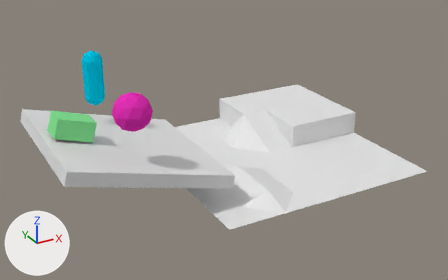
One commit to the Blender file testact/field.blend: the scene before it, then after it.
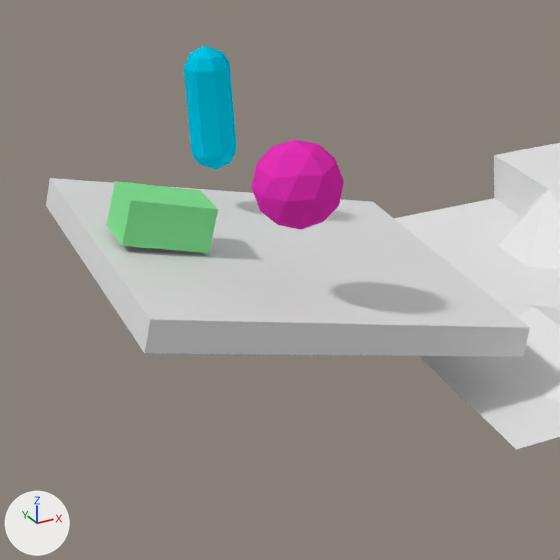
There are two pictures of each version: one whole from a 50 mm lens placed at (-5.98, -11.75, 6.3), pointed at (0.1, -0.71, 0.78), one close up on the part from 0% to 56% of the width and 11% to 100% of the height. The lights are fixed; the arrows at lower left show +X, +Y and +Z.

Objects in the first close-up: 'ICO球', 'cuboid', '円柱', '平面', '立方体'.
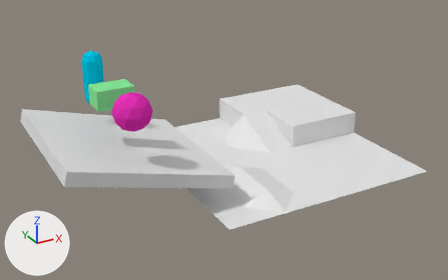
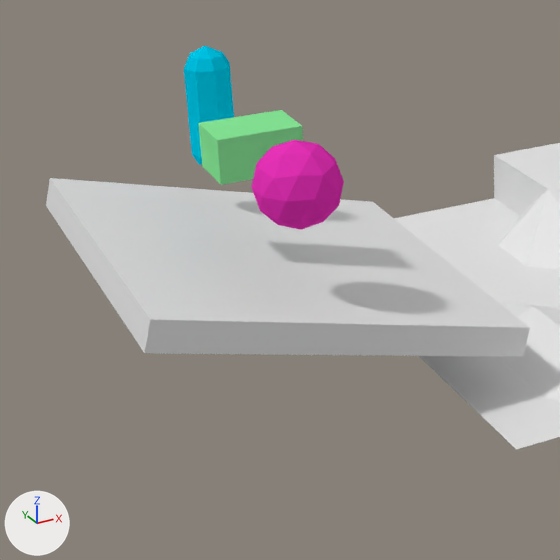
Location of each change, (x1, y1, x2, y2) in pixels of the close-ups (560 x 560 px):
'cuboid', moved, turned
    before: (106, 181, 218, 253)
    after: (198, 110, 303, 185)

What changed in the scene script:
```text
Change ob_cuboid:
    ob_cuboid.rotation_euler: (0.0, 0.296, 0.0) -> (0.0, 0.0, 0.0)  # degrees (0, 17, 0) -> degrees (0, 0, 0)
    ob_cuboid.location: (-3.18, -0.55, 1.7) -> (-2.33, -0.55, 2.2)
```
